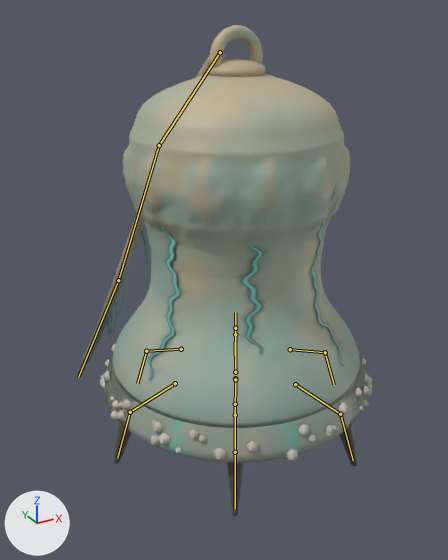
The glTF model assets/creatures/drownbell/drownbell.glb: old version first, new version second.
One viewpoint serves both versions: a camera (50 mm lens) standing at (-1.82, -3.15, 2.87) and looking at (-0.02, 0.12, 1.24). Every picture has the same lights, and +X, +Y and +Z are marked at lower left. The first picture is the older version. Both versions are drawn at frame 17 of the action 'attack'; the numbers are the values there. The bones that bend it are drawn over the model as lines.

In view in the first picture: 'Rim', 'RimBroken', 'drownbell'.
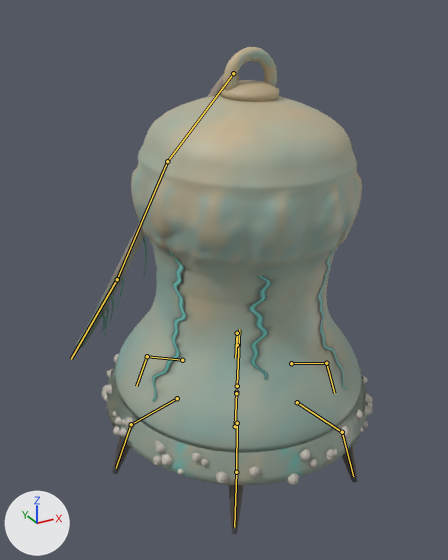
Changed parts and their boxes [x1, y1, x2, y2] in the pictures (448 x 560 px):
'drownbell', posed: before [82, 25, 360, 516]; after [76, 47, 362, 534]
'Rim', posed (9% taller): before [100, 343, 370, 463]; after [102, 354, 371, 485]
'RimBroken', posed (mostly hidden): before [101, 346, 372, 420]; after [103, 357, 373, 436]
bone 'root', root to tip: before (235, 415) to (235, 378); after (235, 426) to (236, 392)
bone 'leg0_a', root to tip: before (295, 384) to (340, 414); after (297, 402) to (342, 432)
bone 'leg0_b', root to tip: before (340, 414) to (353, 460); after (342, 432) to (353, 476)
bone 'leg1_a', root to tip: before (290, 349) to (325, 352); after (291, 363) to (326, 363)
bone 'leg1_b', root to tip: before (325, 352) to (334, 385); after (326, 363) to (334, 393)
bone 'leg2_a', root to tip: before (235, 334) to (235, 328); after (237, 345) to (237, 333)
bone 'leg2_b', root to tip: before (235, 328) to (235, 355); after (237, 333) to (235, 358)
bone 'leg3_a', root to tip: before (181, 349) to (146, 351); after (182, 360) to (147, 356)
bone 'leg3_b', root to tip: before (146, 351) to (137, 383); after (147, 356) to (136, 386)
bone 'leg4_a', root to tip: before (175, 383) to (130, 412); after (177, 398) to (131, 424)
bone 'leg4_b', root to tip: before (130, 412) to (117, 458); after (131, 424) to (116, 468)
bone 'leg5_a', root to tip: before (235, 404) to (235, 452); after (237, 423) to (236, 472)
bone 'leg5_b', root to tip: before (235, 452) to (235, 509); after (236, 472) to (234, 527)
bone 'rope1', root to tip: before (159, 145) to (118, 280); after (167, 161) to (117, 279)

The change in detail:
Bone 'root' (bone_root) moves from (0.0, 0.24, 0.0) to (0.0, 0.14, 0.0).
Bone 'root' (bone_root) turns from (-1, 0, 0) to (3, 0, 0) degrees about its own x, y and z.
Bone 'leg0_a' (bone_leg0_a) turns from (-7, 0, 5) to (-4, 0, 3) degrees about its own x, y and z.
Bone 'leg0_b' (bone_leg0_b) turns from (-4, 0, -4) to (-2, 0, -2) degrees about its own x, y and z.
Bone 'leg1_a' (bone_leg1_a) turns from (-9, 0, 2) to (-5, 0, 1) degrees about its own x, y and z.
Bone 'leg1_b' (bone_leg1_b) turns from (2, 0, -5) to (1, 0, -3) degrees about its own x, y and z.
Bone 'leg2_a' (bone_leg2_a) turns from (-9, 0, 1) to (-6, 0, 0) degrees about its own x, y and z.
Bone 'leg2_b' (bone_leg2_b) turns from (5, 0, -2) to (3, 0, -1) degrees about its own x, y and z.
Bone 'leg3_a' (bone_leg3_a) turns from (-9, 0, -1) to (-6, 0, 0) degrees about its own x, y and z.
Bone 'leg3_b' (bone_leg3_b) turns from (5, 0, 2) to (3, 0, 1) degrees about its own x, y and z.
Bone 'leg4_a' (bone_leg4_a) turns from (-9, 0, -2) to (-5, 0, -1) degrees about its own x, y and z.
Bone 'leg4_b' (bone_leg4_b) turns from (2, 0, 5) to (1, 0, 3) degrees about its own x, y and z.
Bone 'leg5_a' (bone_leg5_a) turns from (-7, 0, -5) to (-4, 0, -3) degrees about its own x, y and z.
Bone 'leg5_b' (bone_leg5_b) turns from (-4, 0, 4) to (-2, 0, 2) degrees about its own x, y and z.
Bone 'rope1' (bone_rope1) turns from (4, -1, -1) to (9, -2, -1) degrees about its own x, y and z.
